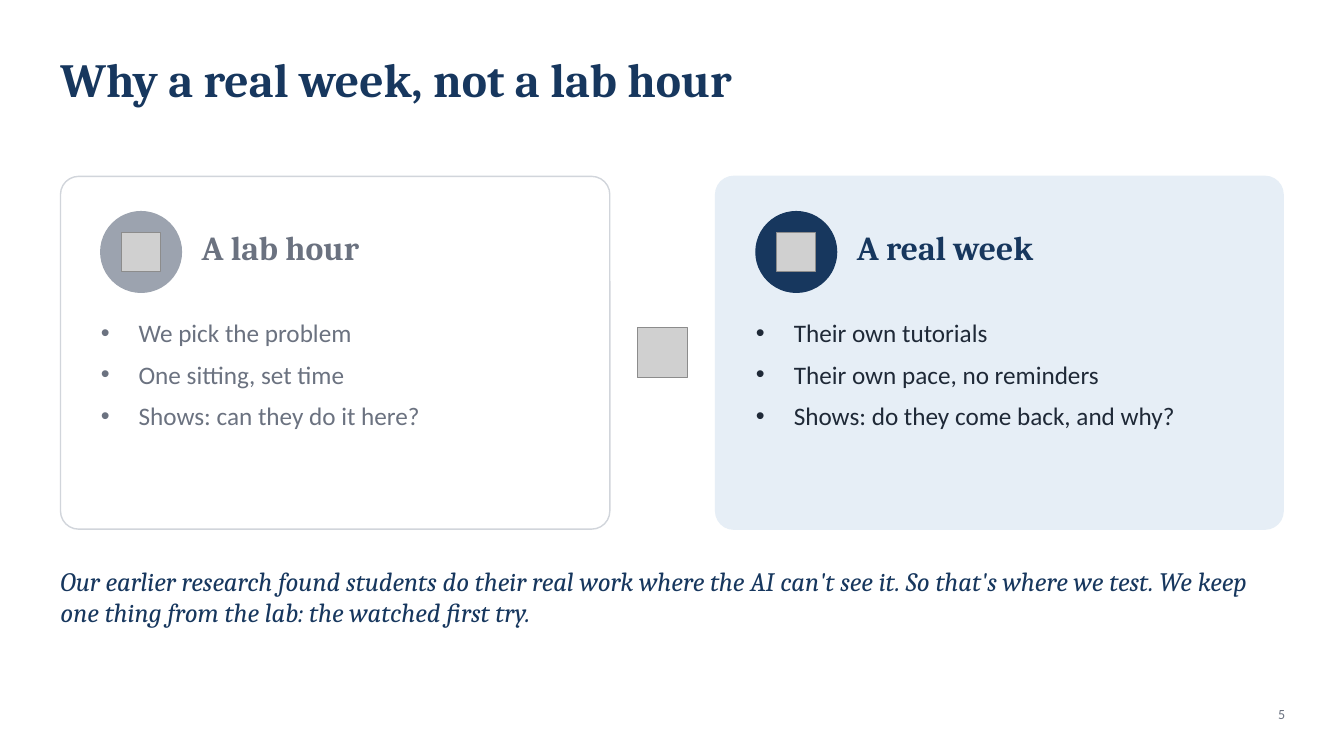
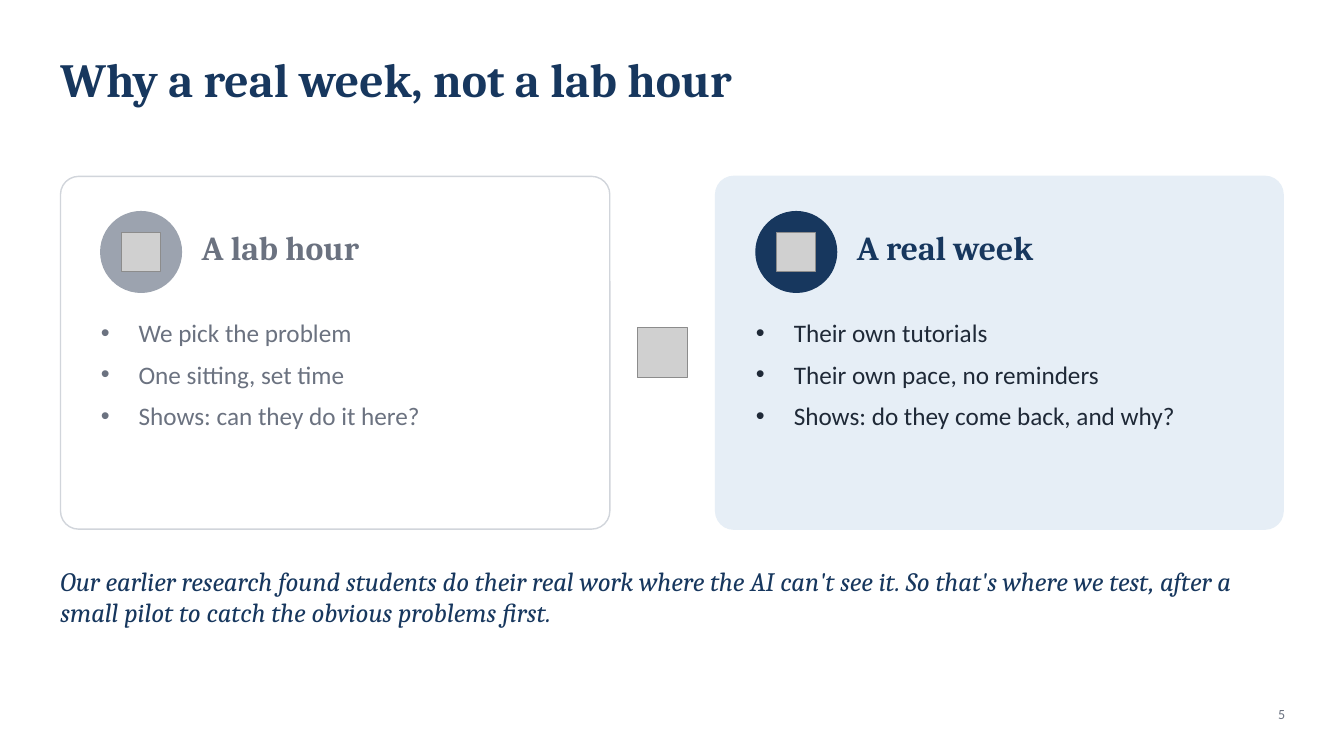
Before and after one commit to lucasisnotcool/ChatterED, a slide deck: slide 5 of docs/group/final-presentation/UserStudy_Lucas.pptx. Drawn at 1344x756 pixels with LibreOffice and Linux fonts; fonts in the diff are those of the drawing; grey boxes stand for pictures. Boxes give left, top, right and bottom in pixels: in the first picture for what was removed or moved away, otherwise in the second. Text is boxed around its words. In the diff, an @@ line names an element or a change of style, - is before the commit and + after.

```diff
--- a/docs/group/final-presentation/UserStudy_Lucas.pptx
+++ b/docs/group/final-presentation/UserStudy_Lucas.pptx
@@ text at (60, 572, 1231, 628): text changed @@
-Our earlier research found students do their real work where the AI can't see it. So that's where we test. We keep one thing from the lab: the watched first try.
+Our earlier research found students do their real work where the AI can't see it. So that's where we test, after a small pilot to catch the obvious problems first.
```
Also in this commit, not shown: 10 other slides changed, 3 slides added, 1 slide removed, 1 other file.
